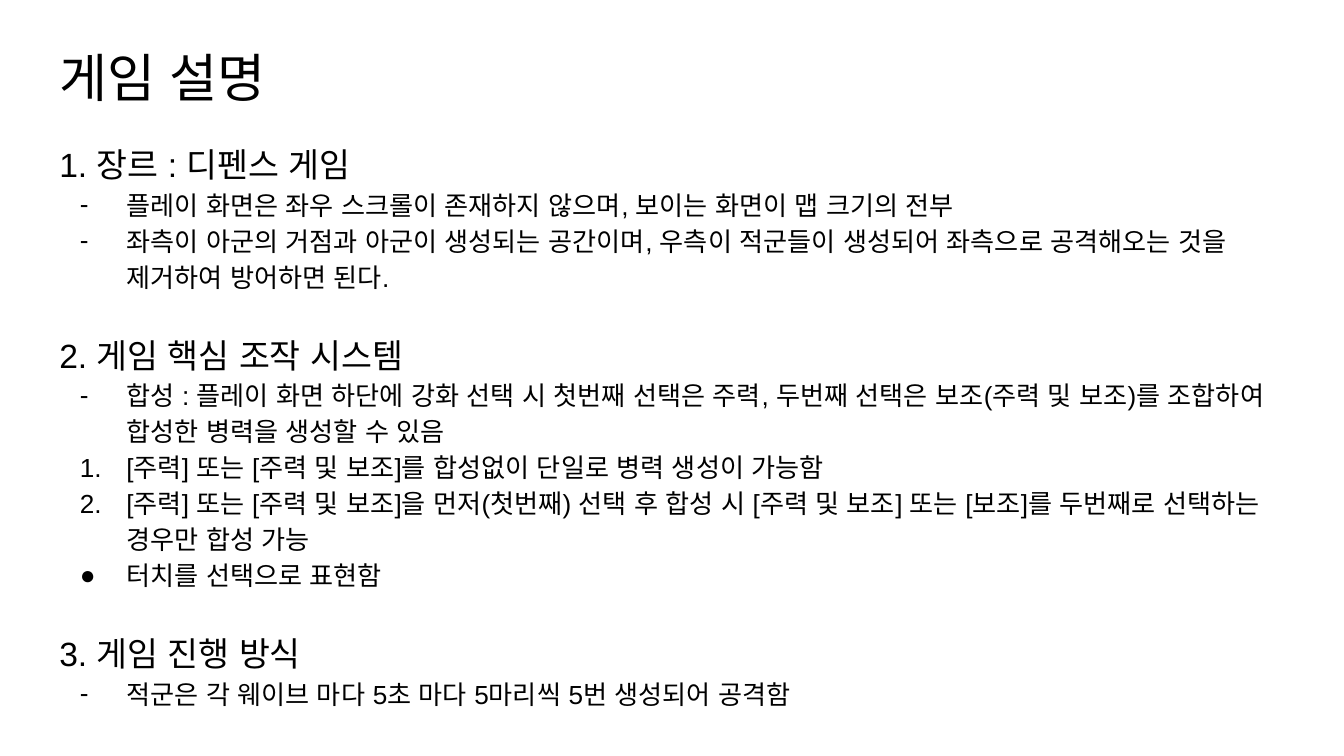
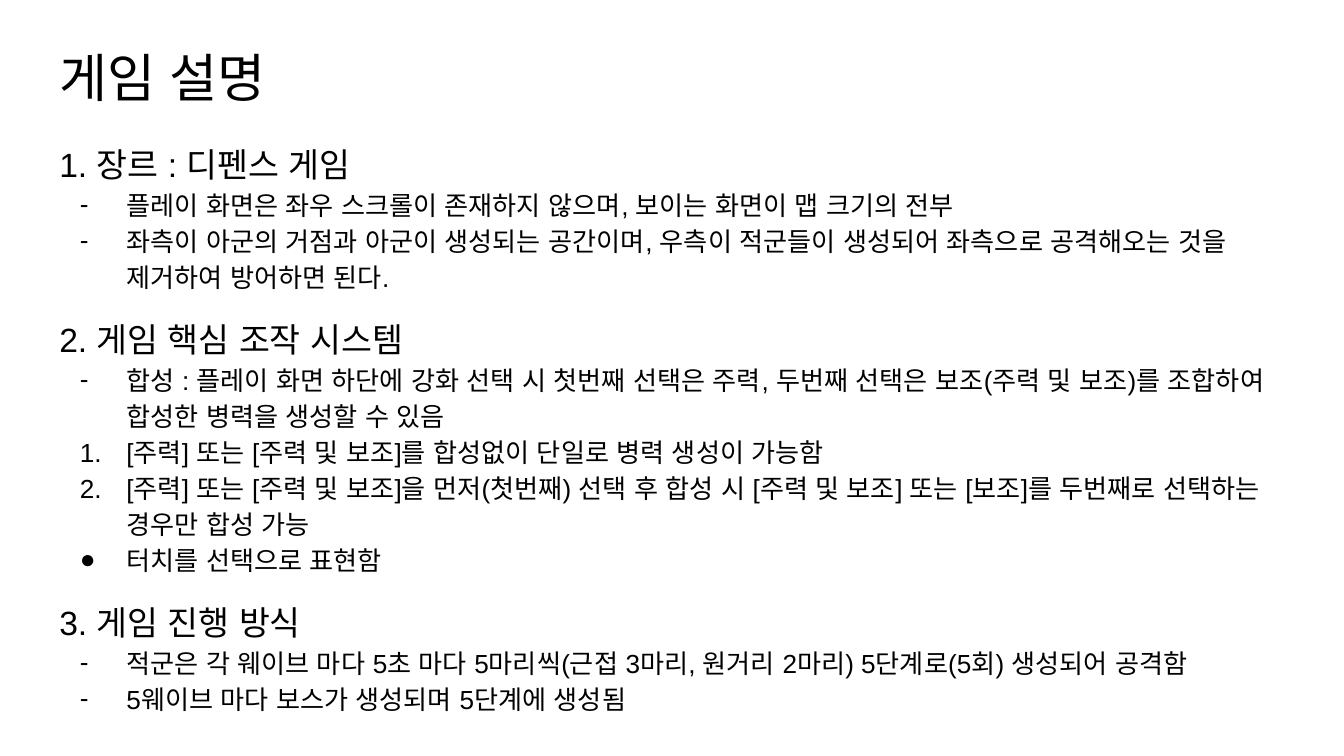
Before and after one commit to byeongyupKim/dlfqks, a slide deck: slide 1 of 기획문서/기획.pptx. Drawn at 1344x756 pixels with LibreOffice and Linux fonts; fonts in the diff are those of the drawing. Boxes give left, top, right and bottom in pixels: in the first picture for what was removed or moved away, otherwise in the second. Text is boxed around its words. In the diff, an @@ line names an element or a change of style, - is before the commit and + after.

```diff
--- a/기획문서/기획.pptx
+++ b/기획문서/기획.pptx
@@ text at <box>126,651,1187,711</box>: text changed @@
-– 적군은 각 웨이브 마다 5초 마다 5마리씩 5번 생성되어 공격함
+– 적군은 각 웨이브 마다 5초 마다 5마리씩(근접 3마리, 원거리 2마리) 5단계로(5회) 생성되어 공격함
+– 5웨이브 마다 보스가 생성되며 5단계에 생성됨
```
Also in this commit, not shown: 14 other slides changed, 1 slide removed.
